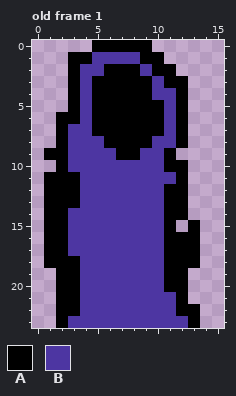
Pixel-art file: art/mage/mage.ase. Above, as it was before the edit.
16x24 pixels, 1 frame. Shown: old frame 1. The commit also changed other frames, which this record leaves out.
Palette (. is transparent): A #000000  B #4d36a2
Pixels before, old frame 1, first column x 1:
 0 ....AAAAA....
 1 ..AABBBBAA...
 2 ..ABBAAABAA..
 3 ..ABAAAAABAA.
 4 ..ABAAAAABBA.
 5 ..ABAAAAAABA.
 6 .AABAAAAAABA.
 7 .ABBAAAAAABA.
 8 .ABBBAAAABBA.
 9 AABBBBAABBA..
10 .ABBBBBBBBAA.
11 AAABBBBBBBBA.
12 AAABBBBBBBAA.
13 AAABBBBBBBAA.
14 AABBBBBBBBAA.
15 AABBBBBBBBA.A
16 AABBBBBBBBAAA
17 AABBBBBBBBAAA
18 AAABBBBBBBAAA
19 .AABBBBBBBAA.
20 .AABBBBBBBAA.
21 .AABBBBBBBBA.
22 .AABBBBBBBBAA
23 .ABBBBBBBBBBA
The result:
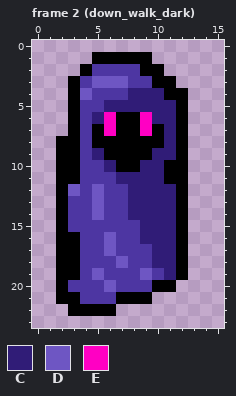
Colours new in this view: C #301c77  D #6e56c3  E #ff00c3
A new or re-ordered frame is compared with the old frame closest to it.
From the commit log: add mage class dark form down walking animation
What changed:
{"change": "frames 1 -> 4"}
{"where": "frame 2 (down_walk_dark) is new; against old frame 1"}
{"frame":2,"y":0,"x":5,"old":"AAAAA","new":"....."}
{"frame":2,"y":1,"x":3,"old":"AABBBB","new":"..AAAA"}
{"frame":2,"y":1,"x":10,"old":"A","new":"."}
{"frame":2,"y":2,"x":3,"old":"AB","new":".A"}
{"frame":2,"y":2,"x":6,"old":"AAAB","new":"BBBA"}
{"frame":2,"y":2,"x":11,"old":"A","new":"."}
{"frame":2,"y":3,"x":5,"old":"AAAAAB","new":"DDDBBA"}
{"frame":2,"y":3,"x":12,"old":"A","new":"."}
{"frame":2,"y":4,"x":4,"old":"BAAAAABB","new":"DBBBCCCA"}
{"frame":2,"y":5,"x":5,"old":"AAAAAAB","new":"BCCCCCC"}
{"frame":2,"y":6,"x":2,"old":"A","new":"."}
{"frame":2,"y":6,"x":5,"old":"AA","new":"CE"}
{"frame":2,"y":6,"x":9,"old":"AAB","new":"ECC"}
{"frame":2,"y":7,"x":2,"old":"AB","new":".A"}
{"frame":2,"y":7,"x":6,"old":"A","new":"E"}
{"frame":2,"y":7,"x":9,"old":"A","new":"E"}
{"frame":2,"y":7,"x":11,"old":"B","new":"C"}
{"frame":2,"y":8,"x":3,"old":"B","new":"A"}
{"frame":2,"y":8,"x":5,"old":"B","new":"A"}
{"frame":2,"y":8,"x":10,"old":"BB","new":"AC"}
{"frame":2,"y":9,"x":1,"old":"A","new":"."}
{"frame":2,"y":9,"x":3,"old":"B","new":"A"}
{"frame":2,"y":9,"x":5,"old":"BB","new":"CA"}
{"frame":2,"y":9,"x":9,"old":"BBA.","new":"ACCA"}
{"frame":2,"y":10,"x":3,"old":"B","new":"A"}
{"frame":2,"y":10,"x":6,"old":"BBBBB","new":"CAACC"}
{"frame":2,"y":11,"x":1,"old":"A","new":"."}
{"frame":2,"y":11,"x":7,"old":"BBBBB","new":"CCCCA"}
{"frame":2,"y":12,"x":1,"old":"A","new":"."}
{"frame":2,"y":12,"x":3,"old":"A","new":"D"}
{"frame":2,"y":12,"x":5,"old":"B","new":"D"}
{"frame":2,"y":12,"x":8,"old":"BBBA","new":"CCCC"}
{"frame":2,"y":13,"x":1,"old":"A","new":"."}
{"frame":2,"y":13,"x":3,"old":"A","new":"B"}
{"frame":2,"y":13,"x":5,"old":"B","new":"D"}
{"frame":2,"y":13,"x":8,"old":"BBBA","new":"CCCC"}
{"frame":2,"y":14,"x":1,"old":"A","new":"."}
{"frame":2,"y":14,"x":5,"old":"B","new":"D"}
{"frame":2,"y":14,"x":8,"old":"BBBA","new":"CCCC"}
{"frame":2,"y":15,"x":1,"old":"A","new":"."}
{"frame":2,"y":15,"x":9,"old":"BBA.A","new":"CCCA."}
{"frame":2,"y":16,"x":1,"old":"A","new":"."}
{"frame":2,"y":16,"x":3,"old":"B","new":"A"}
{"frame":2,"y":16,"x":6,"old":"B","new":"D"}
{"frame":2,"y":16,"x":9,"old":"BBA","new":"CCC"}
{"frame":2,"y":16,"x":13,"old":"A","new":"."}
{"frame":2,"y":17,"x":1,"old":"A","new":"."}
{"frame":2,"y":17,"x":3,"old":"B","new":"A"}
{"frame":2,"y":17,"x":6,"old":"B","new":"D"}
{"frame":2,"y":17,"x":10,"old":"BA","new":"CC"}
{"frame":2,"y":17,"x":13,"old":"A","new":"."}
{"frame":2,"y":18,"x":1,"old":"A","new":"."}
{"frame":2,"y":18,"x":7,"old":"B","new":"D"}
{"frame":2,"y":18,"x":10,"old":"BA","new":"CC"}
{"frame":2,"y":18,"x":13,"old":"A","new":"."}
{"frame":2,"y":19,"x":5,"old":"B","new":"D"}
{"frame":2,"y":19,"x":9,"old":"B","new":"D"}
{"frame":2,"y":19,"x":11,"old":"A","new":"C"}
{"frame":2,"y":20,"x":3,"old":"A","new":"B"}
{"frame":2,"y":20,"x":6,"old":"B","new":"D"}
{"frame":2,"y":20,"x":10,"old":"B","new":"A"}
{"frame":2,"y":20,"x":12,"old":"A","new":"."}
{"frame":2,"y":21,"x":7,"old":"BBBBBA","new":"AAA..."}
{"frame":2,"y":22,"x":2,"old":"A","new":"."}
{"frame":2,"y":22,"x":4,"old":"BBBBBBBBAA","new":"AAA......."}
{"frame":2,"y":23,"x":2,"old":"ABBBBBBBBBBA","new":"............"}
